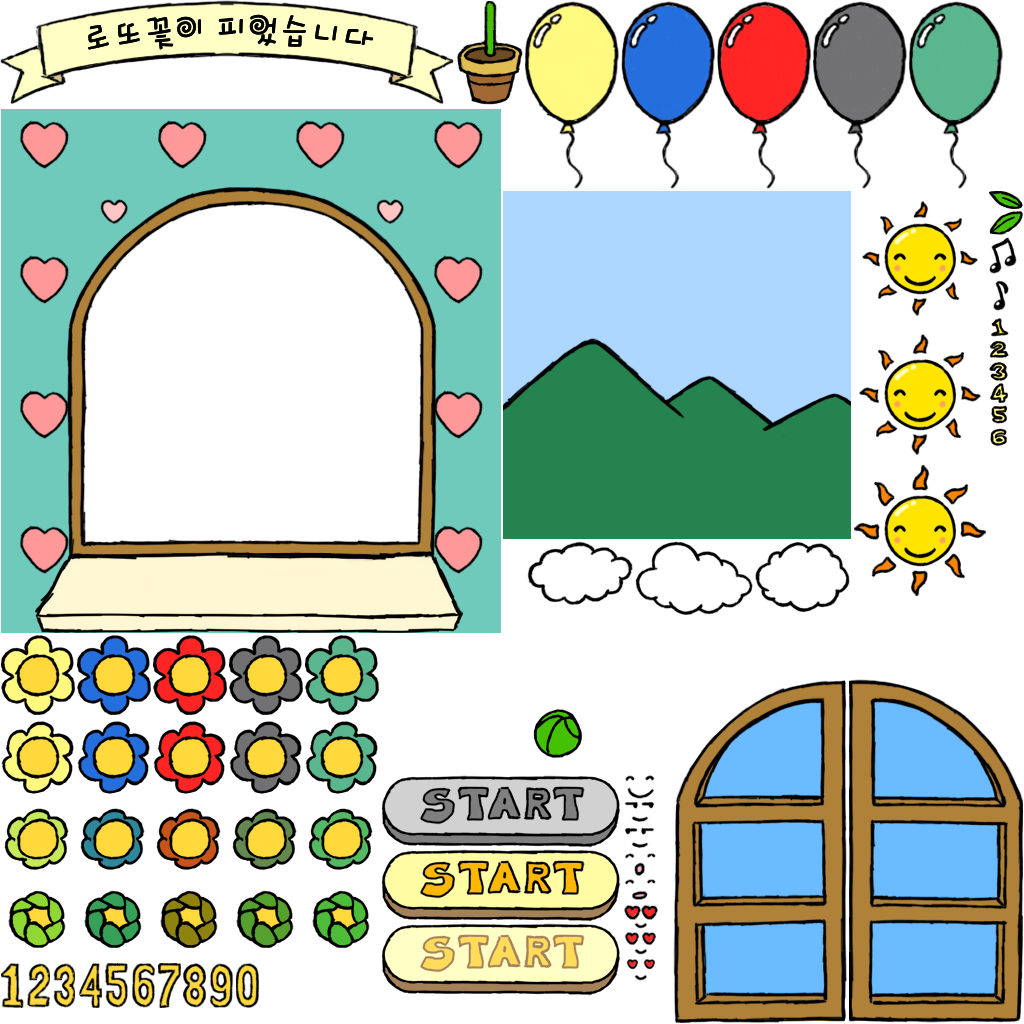
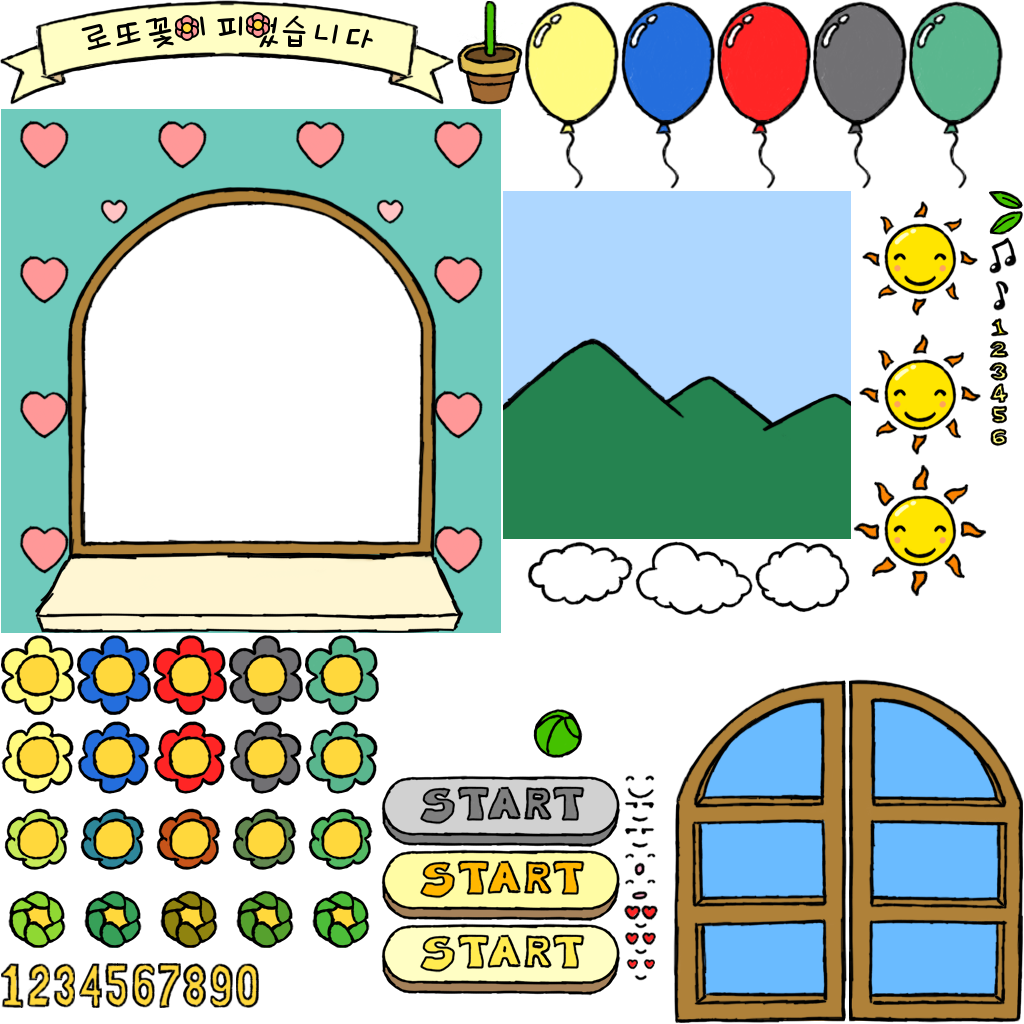
Layered file, before and after one edit (1024×1024). Changes by layer:
painted on "Layer 54" (1st of 2, in "버튼_Over" › "버튼") over [422, 935, 583, 971]
moved "버튼_오버" (1st of 2, in "버튼_Over" › "버튼") into group "버튼" over [384, 926, 617, 984]
removed layer "Layer 59" over [530, 11, 982, 116]
added group "타이틀" (1st of 2) with 22 layers above "벽지_패턴" over [0, 0, 454, 105]
added group "로또꽃이 피었습니다" with 19 layers in group "타이틀" over [81, 14, 373, 50]
added layer "Shape 102" in group "로또꽃이 피었습니다" over [346, 28, 373, 48]
added layer "니" in group "로또꽃이 피었습니다" over [314, 24, 338, 44]
added layer "습" in group "로또꽃이 피었습니다" over [282, 15, 306, 48]
added group "ㅇ" (1st of 2, in "타이틀" › "로또꽃이 피었습니다") with 4 layers in group "로또꽃이 피었습니다" over [247, 14, 269, 36]
added layer "Shape 101 copy 2" (1st of 2, in "타이틀" › "로또꽃이 피었습니다" › "ㅇ") in group "ㅇ" over [253, 14, 263, 36]
added layer "Shape 101 copy 4" (1st of 2, in "타이틀" › "로또꽃이 피었습니다" › "ㅇ") in group "ㅇ" over [247, 17, 269, 33]
added layer "Shape 101 copy 3" (1st of 2, in "타이틀" › "로또꽃이 피었습니다" › "ㅇ") in group "ㅇ" over [247, 17, 269, 33]
added layer "었" in group "로또꽃이 피었습니다" over [259, 17, 278, 48]
added layer "피" in group "로또꽃이 피었습니다" over [217, 16, 243, 36]
added group "ㅇ" (2nd of 2, in "타이틀" › "로또꽃이 피었습니다") with 4 layers in group "로또꽃이 피었습니다" over [176, 17, 198, 39]
added layer "Shape 101 copy 4" (2nd of 2, in "타이틀" › "로또꽃이 피었습니다" › "ㅇ") in group "ㅇ" over [176, 20, 198, 36]
added layer "Shape 101 copy 3" (2nd of 2, in "타이틀" › "로또꽃이 피었습니다" › "ㅇ") in group "ㅇ" over [176, 20, 198, 36]
added layer "꽃" (2nd of 2, in "타이틀" › "로또꽃이 피었습니다") in group "로또꽃이 피었습니다" over [145, 17, 174, 49]
added layer "또" in group "로또꽃이 피었습니다" over [116, 22, 141, 46]
added layer "로" in group "로또꽃이 피었습니다" over [81, 24, 111, 50]
added layer "Layer 24" in group "타이틀" over [0, 0, 454, 105]
added layer "Layer 25" in group "타이틀" over [2, 2, 453, 102]
…and 4 more changes (4 added)
